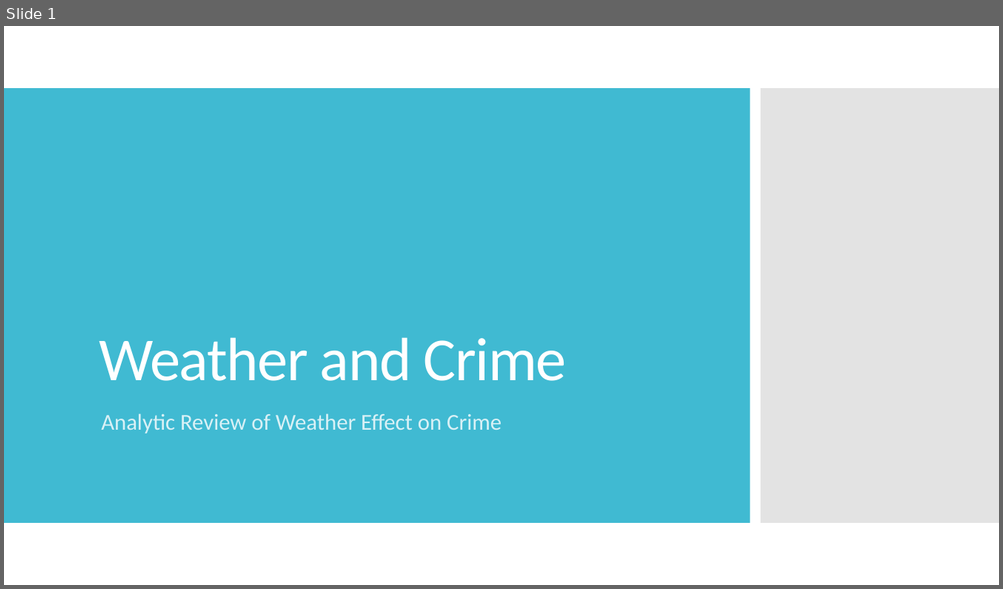
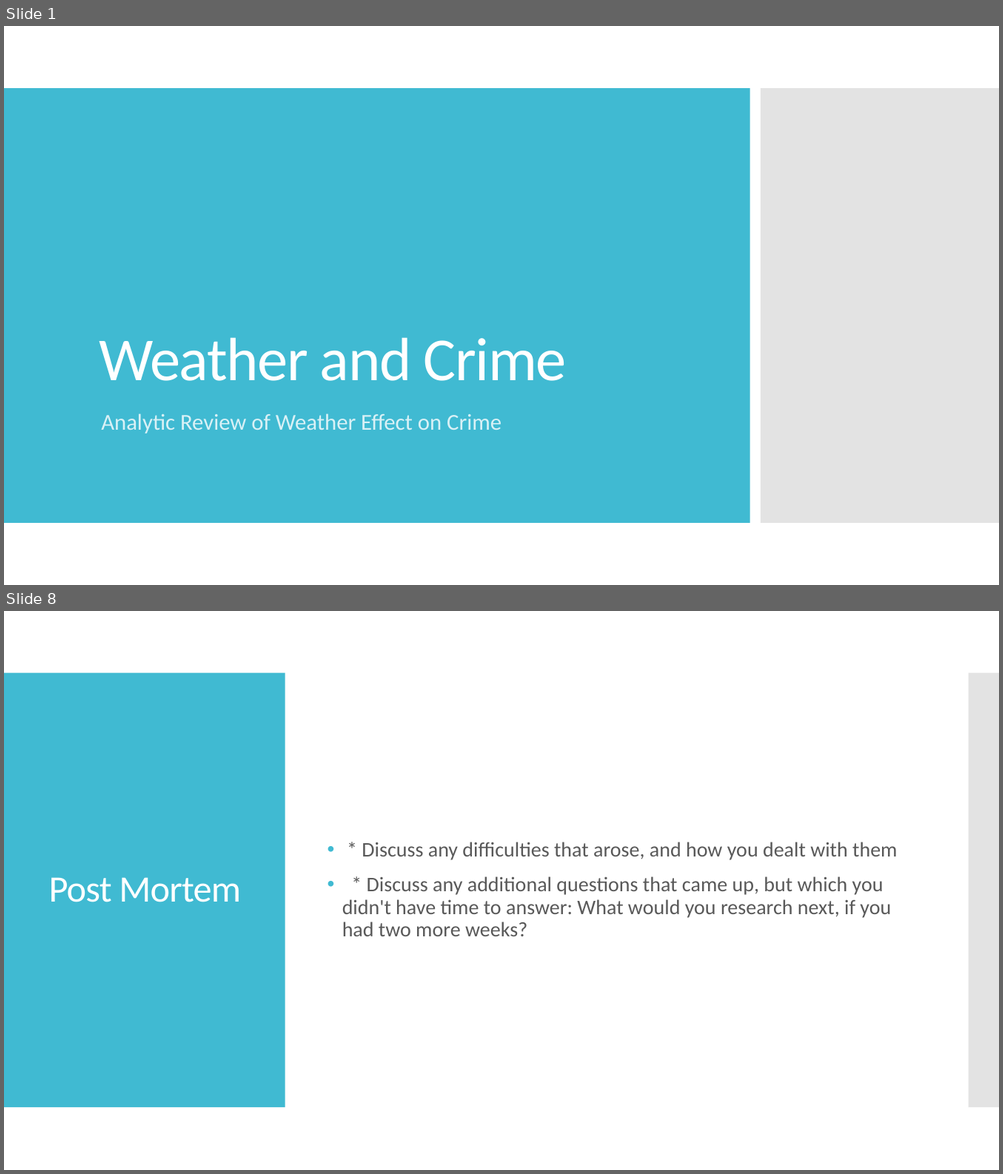
Before and after one commit to minxstm/Bootcamp_Project_1, a slide deck: Weather and Crime Data Analysis Presentation.pptx. Shown one above the other, each under a label of ours: slide 1 before the commit, slides 1 and 8 after it; the slides between them are not shown. The pictures are 1003x589 and 1003x1174 pixels, drawn with LibreOffice and Linux fonts; fonts in the diff are those of the drawing. Boxes give left, top, right and bottom in pixels: in the first picture for what was removed or moved away, otherwise in the second. Text is boxed around its words. In the diff, an @@ line names an element or a change of style, - is before the commit and + after.

```diff
--- a/Weather and Crime Data Analysis Presentation.pptx
+++ b/Weather and Crime Data Analysis Presentation.pptx
@@ slide 8 added at bbox=[4, 611, 999, 1170], background #FFFFFF @@
@@ rectangle added at bbox=[4, 673, 285, 1108], fill #40BAD2 @@
@@ rectangle added at bbox=[968, 673, 999, 1108], fill #C8C8C8 at 50% opacity @@
@@ text added at bbox=[342, 842, 896, 937], 20 pt, text #595959 @@
+• * Discuss any difficulties that arose, and how you dealt with them
+• * Discuss any additional questions that came up, but which you didn't have time to answer: What would you research next, if you had two more weeks?
@@ title added at bbox=[49, 877, 241, 903], 36 pt, text #FFFFFF @@
+Post Mortem
```
Also in this commit, not shown: 1 slide changed, 7 other slides added, 6 slides removed.
